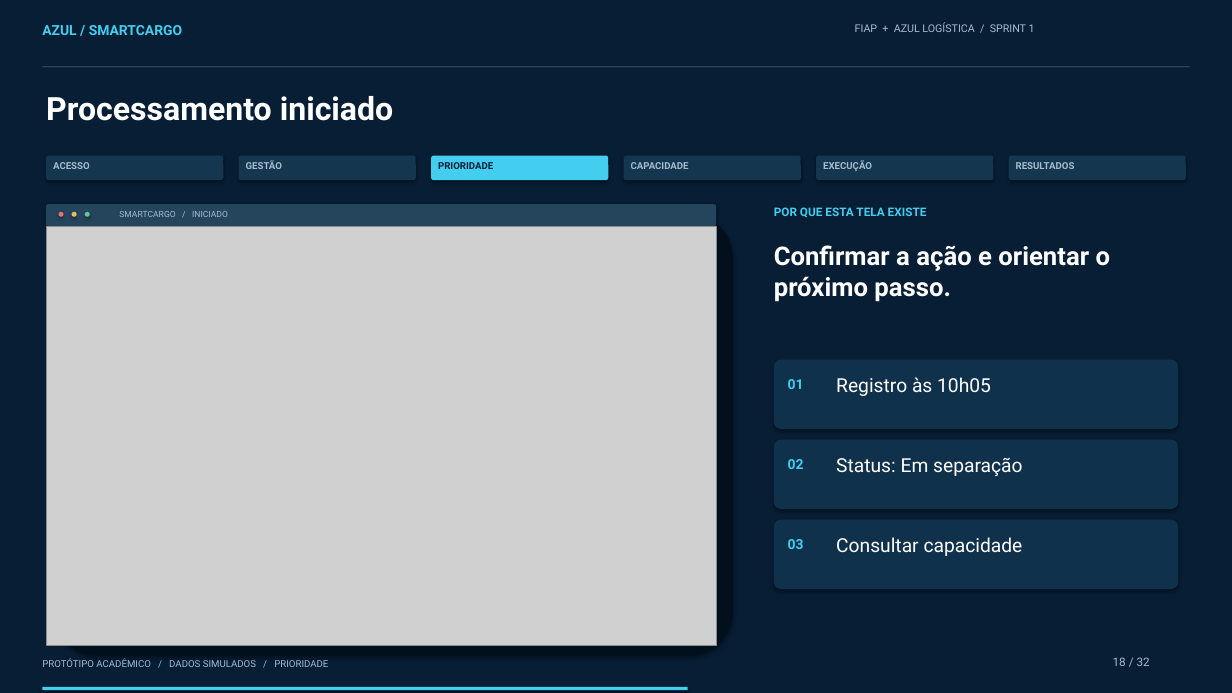
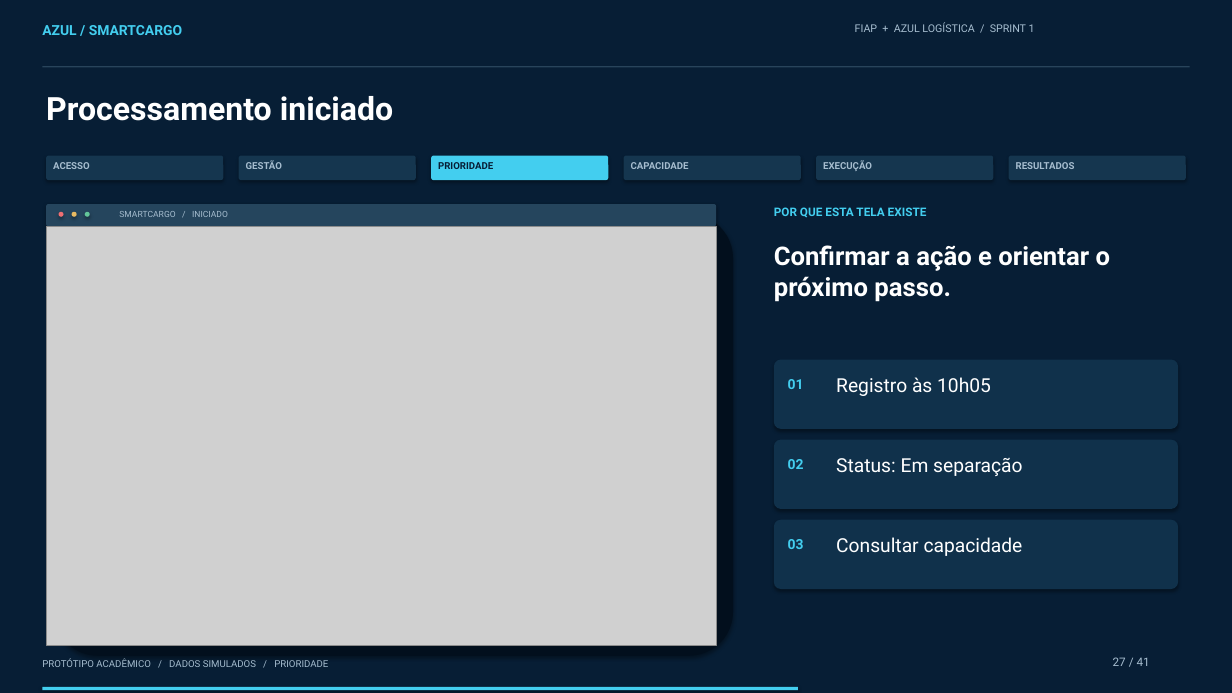
Before and after one commit to nathalySene/FIGMA--AZUL, a slide deck: slide 27 of apresentacao/Azul-SmartCargo-Apresentacao.pptx (slide 18 before the commit). Drawn at 1232x693 pixels with LibreOffice and Linux fonts; fonts in the diff are those of the drawing; grey boxes stand for pictures. Boxes give left, top, right and bottom in pixels: in the first picture for what was removed or moved away, otherwise in the second. Text is boxed around its words. In the diff, an @@ line names an element or a change of style, - is before the commit and + after.

```diff
--- a/apresentacao/Azul-SmartCargo-Apresentacao.pptx
+++ b/apresentacao/Azul-SmartCargo-Apresentacao.pptx
@@ text at [1113,657,1150,666]: text changed @@
-18 / 32
+27 / 41
@@ rectangle: place and size @@
-rectangle at [42,687,688,690]
+rectangle at [42,687,798,690]
```
Also in this commit, not shown: 31 other slides changed, 9 slides added, 2 other files.
